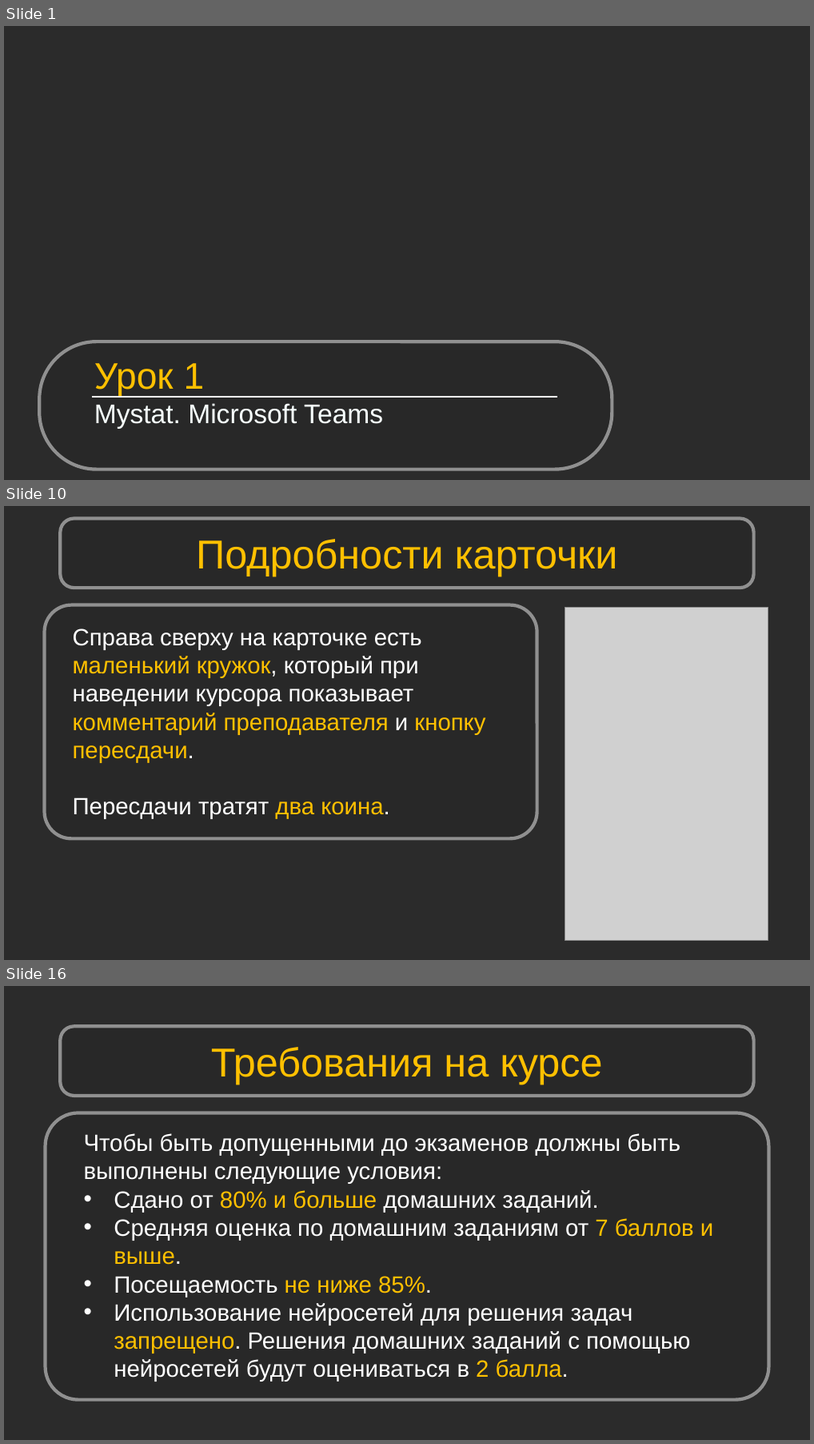
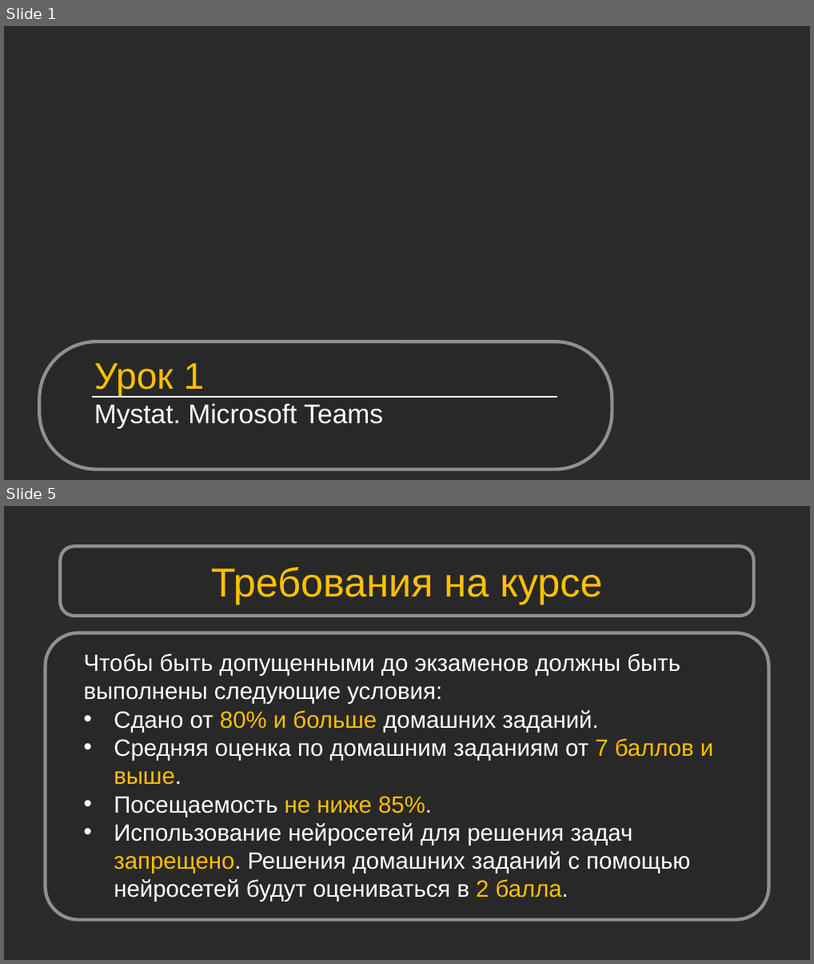
Before and after one commit to Shikonohito/Python_Bootcamp, a slide deck: Урок 01. Mystat. Microsoft Teams/Урок 1. Mystat. Microsoft Teams.pptx. Shown one above the other, each under a label of ours: slides 1, 10 and 16 before the commit, slides 1 and 5 after it; the slides between them are not shown. The pictures are 814x1444 and 814x964 pixels, drawn with LibreOffice and Linux fonts; fonts in the diff are those of the drawing; grey boxes stand for pictures; background and template pictures are left out; a plain dark background stands for a picture behind light text. Boxes give left, top, right and bottom in pixels: in the first picture for what was removed or moved away, otherwise in the second. Text is boxed around its words. In the diff, an @@ line names an element or a change of style, - is before the commit and + after.

```diff
--- a/Урок 01. Mystat. Microsoft Teams/Урок 1. Mystat. Microsoft Teams.pptx
+++ b/Урок 01. Mystat. Microsoft Teams/Урок 1. Mystat. Microsoft Teams.pptx
@@ slide 10 removed at <box>4,506,810,960</box>, background picture (left out) @@
@@ rounded rectangle removed at <box>60,519,754,588</box> @@
@@ text removed at <box>196,539,618,576</box> @@
-Подробности карточки
@@ rounded rectangle removed at <box>45,605,538,839</box> @@
@@ picture removed at <box>566,607,769,940</box> @@
@@ text removed at <box>73,628,486,819</box> @@
-Справа сверху на карточке есть маленький кружок, который при наведении курсора показывает комментарий преподавателя и кнопку пересдачи.
-Пересдачи тратят два коина.
@@ what was slide 16 is now slide 5 @@
```
Also in this commit, not shown: 2 slides added, 12 other slides removed, 1 other file.
